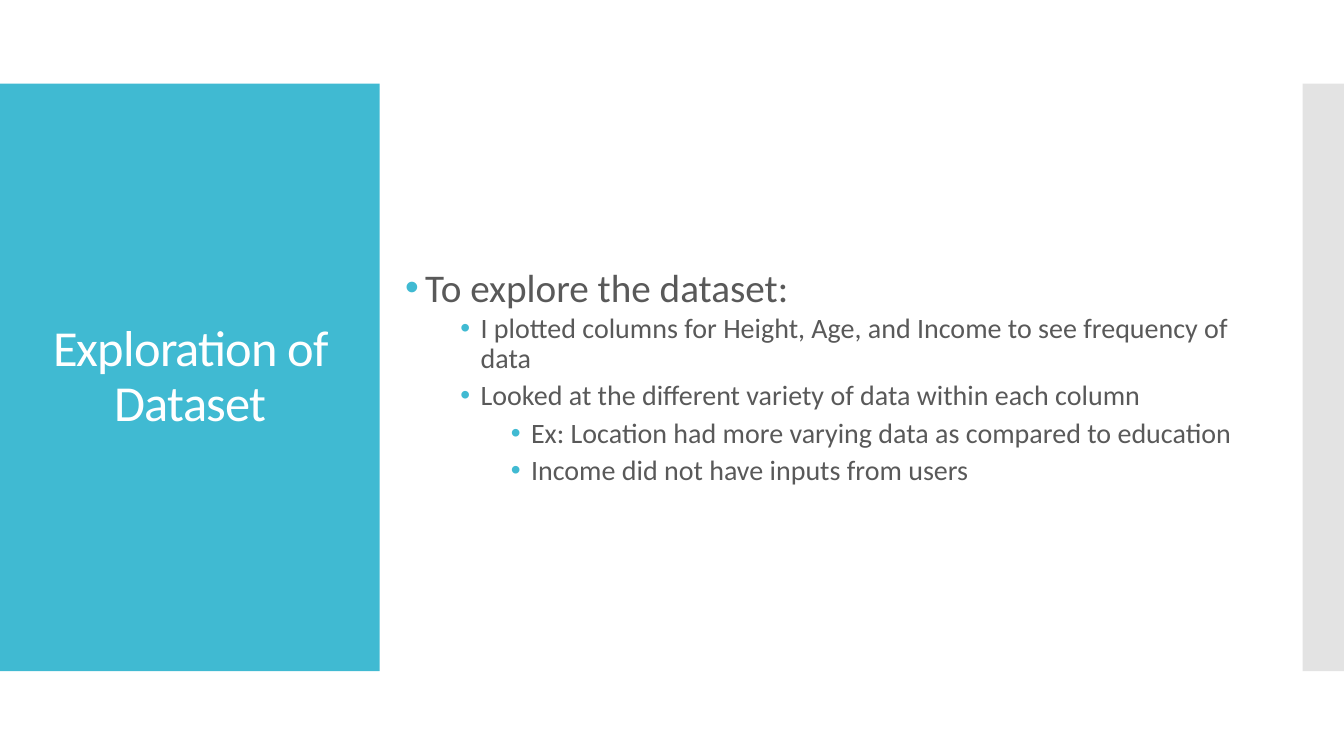
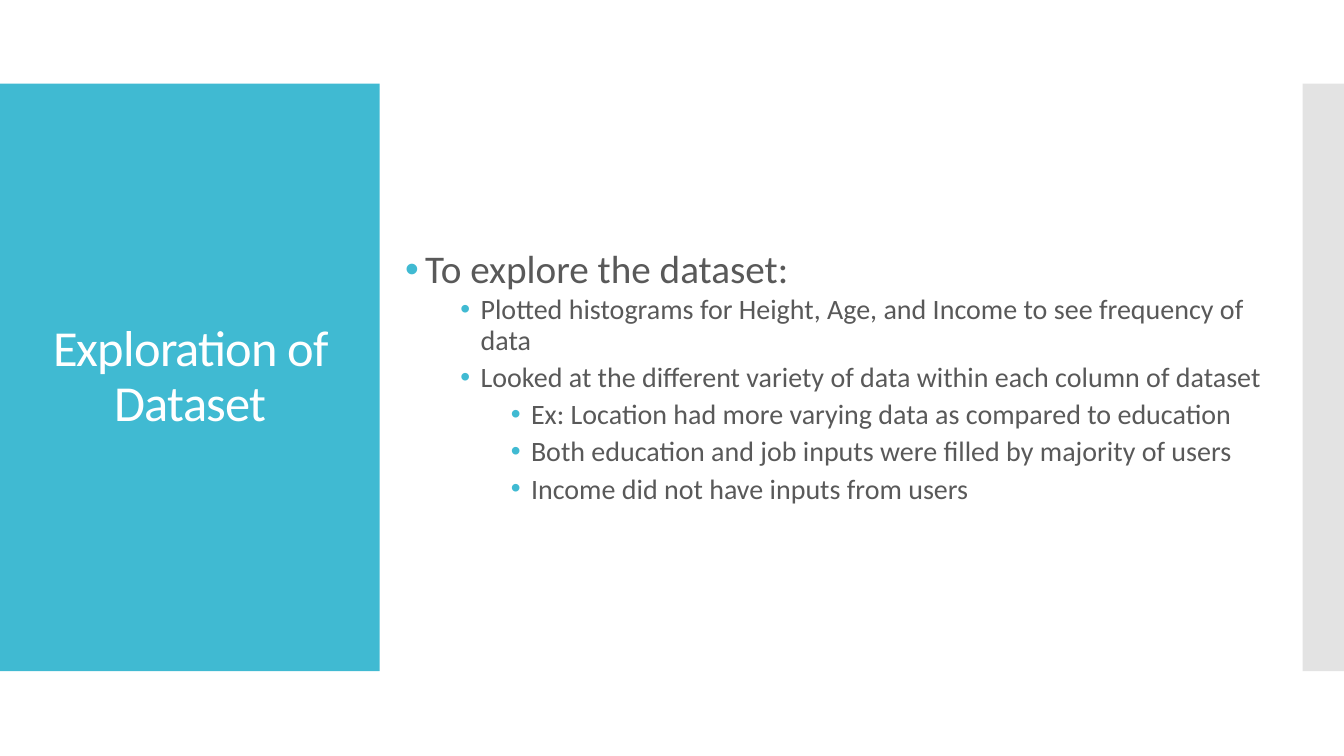
Before and after one commit to puneetsran/date-a-scientist, a slide deck: slide 3 of capstone_starter/date-a-scientist_PUNEET_SRAN.pptx. Drawn at 1344x756 pixels with LibreOffice and Linux fonts; fonts in the diff are those of the drawing. Boxes give left, top, right and bottom in pixels: in the first picture for what was removed or moved away, otherwise in the second. Text is boxed around its words. In the diff, an @@ line names an element or a change of style, - is before the commit and + after.

```diff
--- a/capstone_starter/date-a-scientist_PUNEET_SRAN.pptx
+++ b/capstone_starter/date-a-scientist_PUNEET_SRAN.pptx
@@ text at [481,299,1261,392]: text changed @@
-  • I plotted columns for Height, Age, and Income to see frequency of data
-  • Looked at the different variety of data within each column
+  • Plotted histograms for Height, Age, and Income to see frequency of data
+  • Looked at the different variety of data within each column of dataset
@@ text at [531,441,1231,466]: paragraph added @@
+    • Both education and job inputs were filled by majority of users
```
Also in this commit, not shown: 16 other slides changed, 3 slides added, 3 other files.
